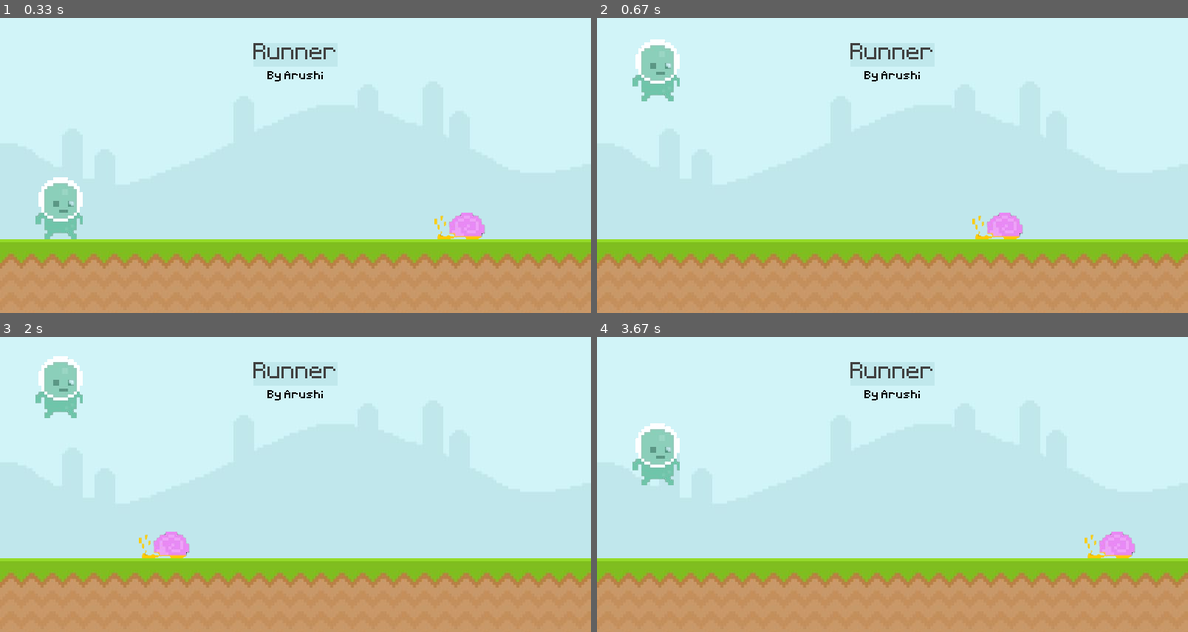
Above: before the commit, frames 1-4 (two rows, left to right).
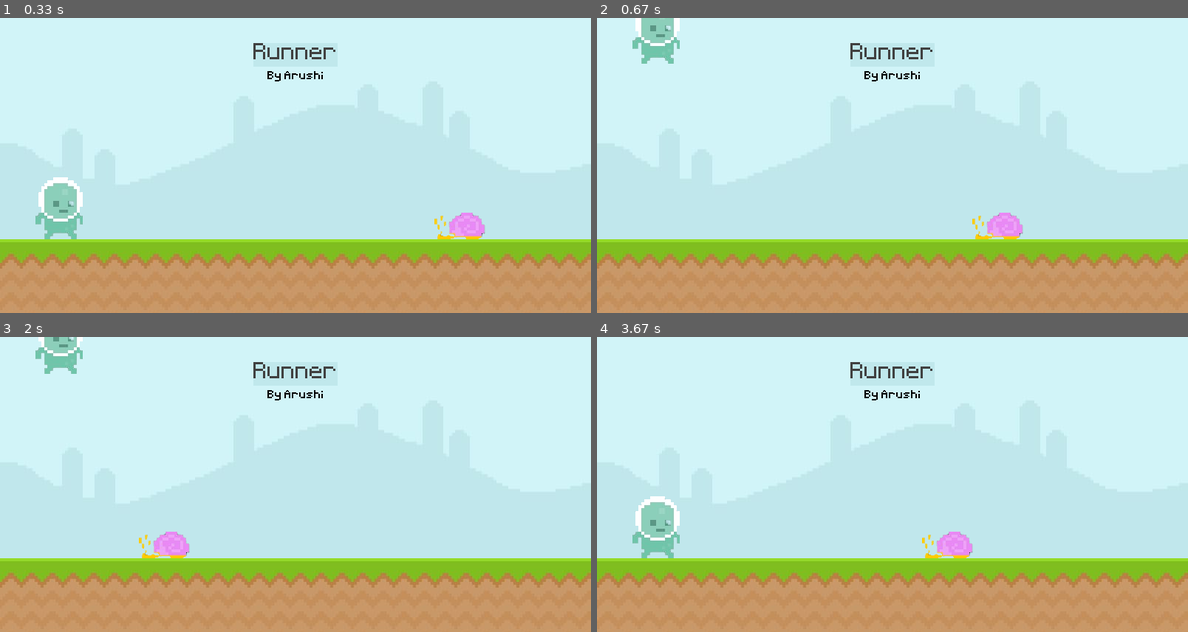
Above: after the commit, the same moments.

Repository: arushi32588/pygame.runner
Game: pygame game, started from runner.py
Two runs of this game, one before a commit and one after it. Both use one fixed random seed, a clock stepped at 60 frames per second and the inputs below.
Inputs (mouse positions are in pixels of both pictures, inside the frame that each line leads up to):
- Up to frame 1 (0.33 s): no input
- Up to frame 2 (0.67 s): click (656, 206) at 0.38 s
- Up to frame 3 (2 s): tap Space at 1.67 s
- Up to frame 4 (3.67 s): tap Space at 2.07, 2.37, 2.57, 2.87, 3.57 s

Frame 1 is identical in both runs. In frame 2, 1.8% of the frame differs, in the area x 6-14%, y 0-29%; in frame 3, 1.7%; in frame 4, 3.5%, in the area x 6-92%, y 29-75%.

Commit message:
Creating exit state of game.

Diff:
--- a/runner.py
+++ b/runner.py
@@ -7,6 +7,7 @@
 clock = pygame.time.Clock()
 font1 = pygame.font.Font('font/Pixeltype.ttf', 50)
 font2 = pygame.font.Font('font/Pixeltype.ttf', 25)
+game_active = True
 
 sky_surface = pygame.image.load('graphics/Sky.jpeg').convert()
 ground_surface = pygame.image.load('graphics/ground.jpeg').convert()
@@ -31,31 +32,42 @@
         if event.type == pygame.QUIT:
             pygame.quit()
             exit() #ends the while True loop so that it cannot continue to update and throw an error
-        if event.type == pygame.MOUSEBUTTONDOWN:
-            if player_rect.collidepoint(event.pos) and player_rect.bottom == 300:
-                player_gravity = -20
-    # draw all our elements
+        if game_active == True:
+            if event.type == pygame.MOUSEBUTTONDOWN:
+                if player_rect.collidepoint(event.pos) and player_rect.bottom == 300:
+                    player_gravity = -23
+        else:
+            if event.type == pygame.KEYDOWN and event.key == pygame.K_SPACE:
+                game_active = True
+                snail_rect.left = 700
+
+        # draw all our elements
         if event.type == pygame.KEYDOWN:
             if event.key == pygame.K_SPACE and player_rect.bottom == 300:
-                player_gravity = -20
-
-    screen.blit(ground_surface, (0,300)) # telling the system we want to place a ground on display surface
-    screen.blit(sky_surface, (0,0)) # telling the system we want to place a sky on display surface
-    pygame.draw.rect(screen, '#c0e8ec', score_rect)
-    pygame.draw.rect(screen, '#c0e8ec', score_rect, 10)
-    screen.blit(score_surf, score_rect)
-    screen.blit(by_surf, by_rect)
-    #Player
-    #Gravity
-    player_gravity+=1
-    player_rect.y += player_gravity
-    if player_rect.bottom >= 300:
-        player_rect.bottom = 300
-    screen.blit(player_surf, player_rect)
-    screen.blit(snail_surf, snail_rect)
-    snail_rect.left -= 4
-    if snail_rect.right <= 0:
-        snail_rect.left = 800
+                player_gravity = -23
+    if game_active == True:
+        screen.blit(ground_surface, (0,300)) # telling the system we want to place a ground on display surface
+        screen.blit(sky_surface, (0,0)) # telling the system we want to place a sky on display surface
+        pygame.draw.rect(screen, '#c0e8ec', score_rect)
+        pygame.draw.rect(screen, '#c0e8ec', score_rect, 10)
+        screen.blit(score_surf, score_rect)
+        screen.blit(by_surf, by_rect)
+        #Player
+        #Gravity
+        player_gravity+=1
+        player_rect.y += player_gravity
+        if player_rect.bottom >= 300:
+            player_rect.bottom = 300
+        screen.blit(player_surf, player_rect)
+        screen.blit(snail_surf, snail_rect)
+        snail_rect.left -= 4
+        if snail_rect.right <= 0:
+            snail_rect.left = 800
+        #Collision
+        if snail_rect.colliderect(player_rect) == 1:
+            game_active = False
+    else:
+        screen.fill('Yellow')
 
     '''keys = pygame.key.get_pressed()
     if keys[pygame.K_SPACE]:
